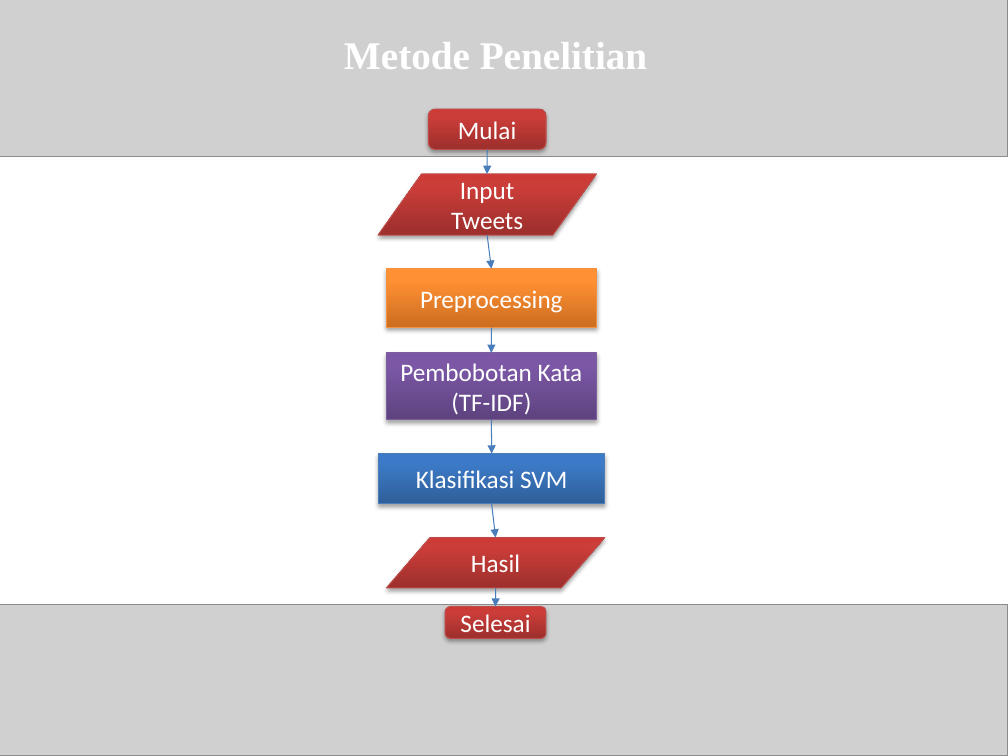
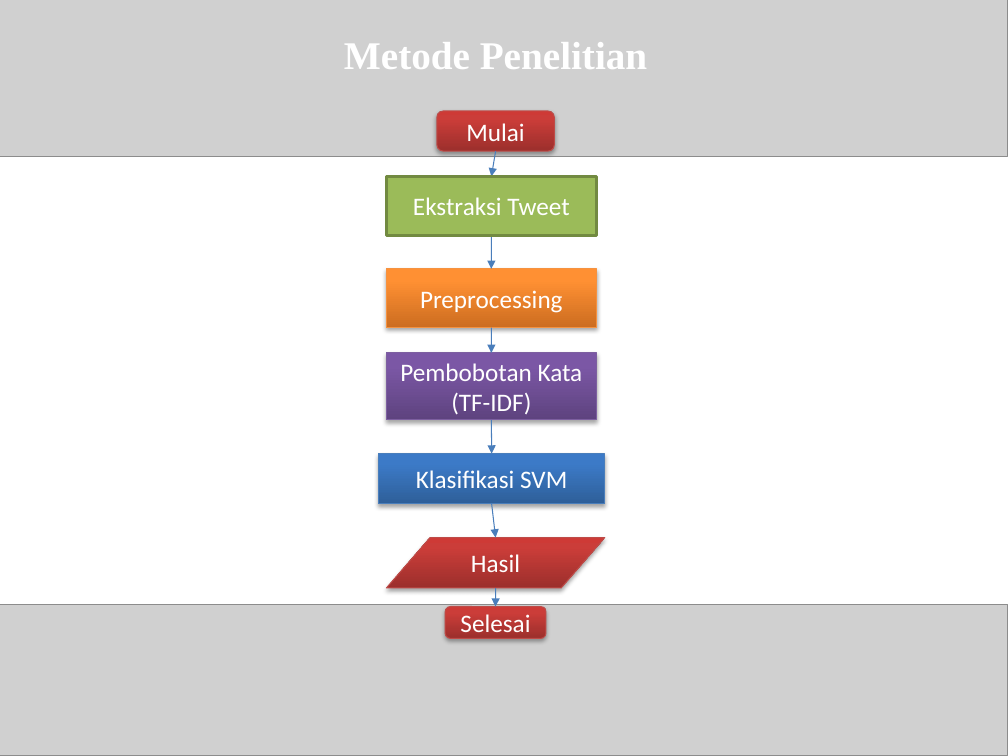
Before and after one commit to mzbudi/skripsi_roni, a slide deck: slide 6 of Sidang-Skripsi.pptx. Drawn at 1008x756 pixels with LibreOffice and Linux fonts; fonts in the diff are those of the drawing; grey boxes stand for pictures. Boxes give left, top, right and bottom in pixels: in the first picture for what was removed or moved away, otherwise in the second. Text is boxed around its words. In the diff, an @@ line names an element or a change of style, - is before the commit and + after.

```diff
--- a/Sidang-Skripsi.pptx
+++ b/Sidang-Skripsi.pptx
@@ rounded rectangle "Mulai": place and size @@
-rounded rectangle "Mulai" at (428, 109, 546, 149)
+rounded rectangle "Mulai" at (436, 111, 554, 151)
@@ rectangle "Ekstraksi Tweet": place and size @@
-rectangle "Ekstraksi Tweet" at (378, 174, 597, 236)
+rectangle "Ekstraksi Tweet" at (386, 176, 596, 235)
@@ rectangle "Ekstraksi Tweet" at (386, 176, 596, 235): flow chart input output to rectangle; fill gradient #9C2F2D to #CB3E3A to #CE3B37 to #9BBB59; outline #BF4C48 0.75 pt to #738A42 2 pt; shadow off @@
@@ arrow moved from (487, 149) - (487, 174) to (496, 151) - (492, 176) @@
@@ text in rectangle at (413, 197, 569, 215): text changed @@
-Input Tweets
+Ekstraksi Tweet
@@ arrow moved from (487, 235) - (492, 269) to (492, 235) - (491, 269) @@
```
Also in this commit, not shown: 5 other slides changed, 1 slide added, 24 other files.
